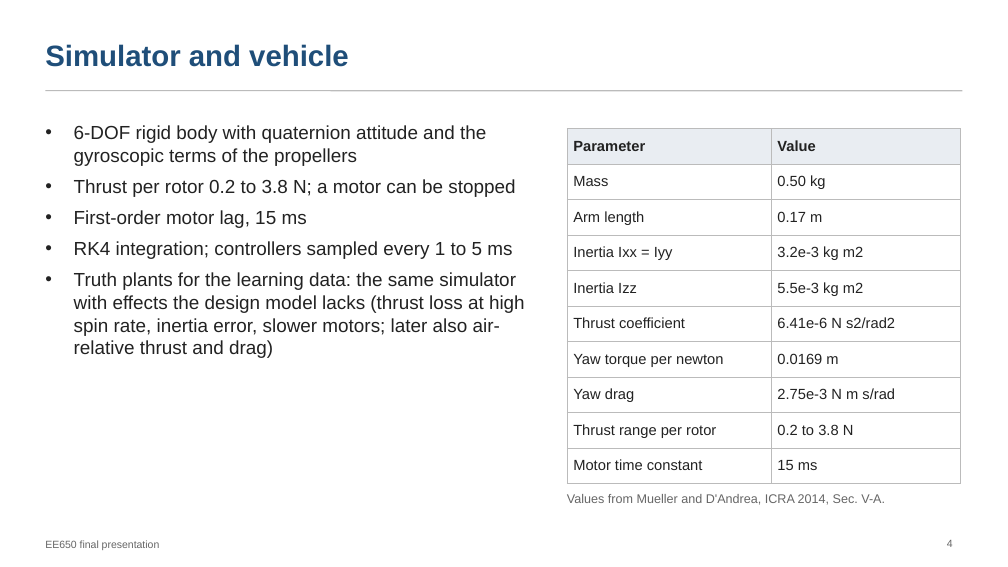
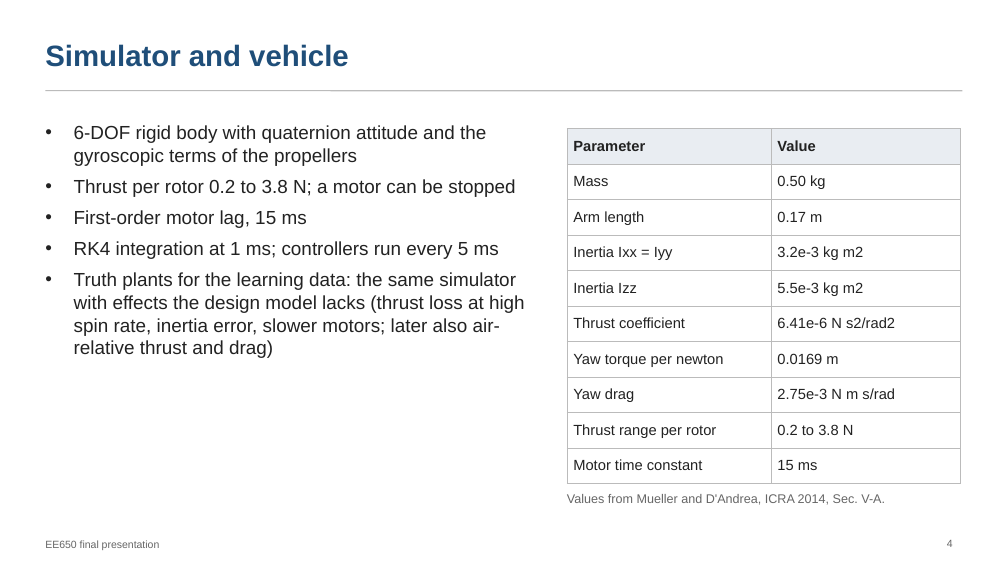
Before and after one commit to pranshuk22/quadrotor-rotor-loss-recovery, a slide deck: slide 4 of docs/deck/final-presentation.pptx. Drawn at 1008x567 pixels with LibreOffice and Linux fonts; fonts in the diff are those of the drawing. Boxes give left, top, right and bottom in pixels: in the first picture for what was removed or moved away, otherwise in the second. Text is boxed around its words. In the diff, an @@ line names an element or a change of style, - is before the commit and + after.

Commit message:
Edit the report and deck for clarity and flow
Rewrite the offset-free, full-state Koopman and depth sections in plain language, add the capture results of the first MPC experiment, correct the controller period in the capture protocol (5 ms), correct the full-state Koopman capture claim, and remove remaining references to the proposal, pre-registration and result-file paths. Deck: explain the capture test before it is used and align the wording with the report.

```diff
--- a/docs/deck/final-presentation.pptx
+++ b/docs/deck/final-presentation.pptx
@@ text at box(74, 241, 499, 259): text changed @@
-• RK4 integration; controllers sampled every 1 to 5 ms
+• RK4 integration at 1 ms; controllers run every 5 ms
```
Also in this commit, not shown: 5 other slides changed, 21 other files.
